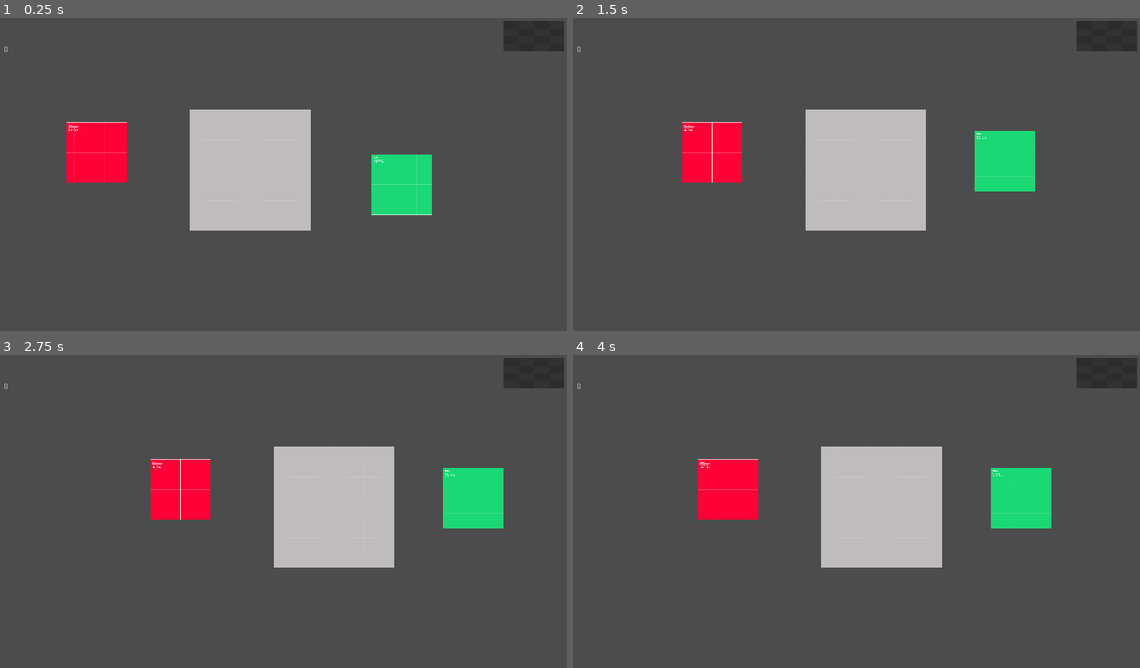
Above: before the commit, frames 1-4 (two rows, left to right).
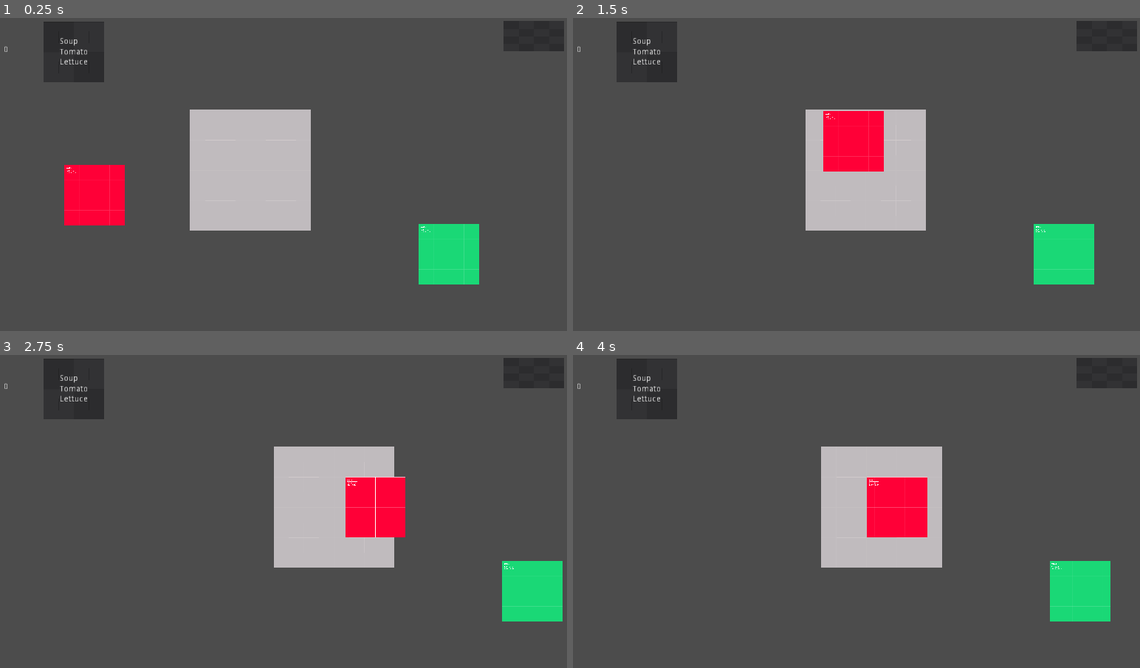
Above: after the commit, the same moments.

Repository: stewchan/kitchen
Game: Godot game, scene res://world/World.tscn
Same seed, same stepped clock (60 frames per second), same inputs: the game is played once before the commit and once after it. This scene is started directly instead of the project's main scene.
Inputs (mouse positions are in pixels of both pictures, inside the frame that each line leads up to):
- Up to frame 1 (0.25 s): no input
- Up to frame 2 (1.5 s): tap Enter at 0.5 s; move the mouse to (975, 161) at 0.52 s; hold Right (ui_right) 0.53-1.25 s; click (975, 161) at 0.67 s; drag from (726, 193) to (1105, 36) at 1.27 s
- Up to frame 3 (2.75 s): tap Space at 2 s; move the mouse to (328, 445) at 2.02 s; hold Right (ui_right) from 2.03 s (still down)
- Up to frame 4 (4 s): release Right (ui_right) at 2.75 s; drag from (816, 577) to (907, 508) at 2.77 s; tap Enter at 3.5 s; move the mouse to (1020, 561) at 3.52 s; hold Left (ui_left) from 3.53 s (still down)

The runs differ from the first frame. In frame 1, 9.1% of the frame differs, in the area x 7-85%, y 1-86%; in frame 2, 10%; in frame 3, 10%; in frame 4, 10%, in the area x 7-95%, y 1-86%.
Error in both runs: Invalid get index '3' (on base: 'Array'). (res://network/Network.gd:18)

Commit message:
Fixes to add ingredients to plate

Diff:
--- a/kitchen/draggable/ingredient/Ingredient.gd
+++ b/kitchen/draggable/ingredient/Ingredient.gd
@@ -3,28 +3,33 @@
 
 
 var ready_to_plate = true setget , ready_to_plate
-var ingredient_name = "tomato" setget set_ingredient_name, get_ingredient_name
-var tomato_texture = preload("res://addons/kenney_prototype_textures/red/texture_01.png")
-var lettuce_texture = preload("res://addons/kenney_prototype_textures/green/texture_01.png")
-var eggplant_texture = preload("res://addons/kenney_prototype_textures/purple/texture_01.png")
+var ingredient_name: String setget set_name, get_name
+var tomato_img = preload("res://addons/kenney_prototype_textures/red/texture_01.png")
+var lettuce_img = preload("res://addons/kenney_prototype_textures/green/texture_01.png")
+var eggplant_img = preload("res://addons/kenney_prototype_textures/purple/texture_01.png")
+
 
 onready var sprite = $Sprite
 
 
 func _ready() -> void:
-	if ingredient_name == "tomato":
-		sprite.texture = tomato_texture
-	elif ingredient_name == "lettuce":
-		sprite.texture = lettuce_texture
-	else:
-		sprite.texture = eggplant_texture
+	set_texture()
 
 
-func set_ingredient_name(value: String) -> void:
+func set_texture() -> void:
+	if ingredient_name == "tomato":
+		sprite.texture = tomato_img
+	elif ingredient_name == "lettuce":
+		sprite.texture = lettuce_img
+	else:
+		sprite.texture = eggplant_img
+
+
+func set_name(value: String) -> void:
 	ingredient_name = value
 
 
-func get_ingredient_name() -> String:
+func get_name() -> String:
 	return ingredient_name
 
 
@@ -32,10 +37,19 @@
 	return ready_to_plate
 
 
+func process_and_clone() -> Ingredient:
+	var ing = self.duplicate()
+	ing.ingredient_name = self.ingredient_name
+	ing.get_node("CollisionShape2D").set_deferred("disabled", true)
+	ing.get_node("Hitbox/CollisionShape2D").set_deferred("disabled", true)
+#	ing.set_texture()
+	return ing
+
+
 func _on_Hitbox_body_entered(body: Node) -> void:
 	if body == self:
 		return
-	if body as Ingredient:
-		$Hitbox/CollisionShape2D.queue_free()
-		$CollisionShape2D.queue_free()
-		print(str(body))
+#	if body as Ingredient:
+#		$Hitbox/CollisionShape2D.queue_free()
+#		$CollisionShape2D.queue_free()
+#		print(str(body))
--- a/kitchen/draggable/plate/Plate.gd
+++ b/kitchen/draggable/plate/Plate.gd
@@ -16,17 +16,14 @@
 	return dish
 
 
-func combine(ingredient: KinematicBody2D):
+func combine(ingredient: Ingredient):
 	# TODO: Loop through ingredients to combine them
+	var ing = ingredient.process_and_clone()
 	ingredient.queue_free()
-	var new_ingredient = IngredientScene.instance()
-	new_ingredient.get_node("CollisionShape2D").free()
-	new_ingredient.get_node("Hitbox").free()
-	ingredients.add_child(new_ingredient)
-
-	new_ingredient.position = Vector2.ZERO
+	ingredients.call_deferred("add_child", ing)
+	ing.position = Vector2.ZERO
 
 
-func _on_Hitbox_body_entered(body: KinematicBody2D) -> void:
-	if body.has_method("ready_to_plate") and body.ready_to_plate():
-		combine(body)
+func _on_Hitbox_body_entered(ingredient: Ingredient) -> void:
+	if ingredient.ready_to_plate():
+		combine(ingredient)
--- a/kitchen/servery/Servery.gd
+++ b/kitchen/servery/Servery.gd
@@ -1,7 +1,7 @@
 extends Node2D
 
 
-signal served
+signal served(dish)
 
 
 func _on_Servery_body_entered(body: Node) -> void:
@@ -9,6 +9,6 @@
 		return
 
 	var dish = body.get_dish()
-	if dish.get_ingredients() != []:
+	if not dish.is_empty():
 		body.queue_free()
-		emit_signal("served") #body.get_dish())
+		emit_signal("served", body.get_dish())
--- a/kitchen/servery/dish/Dish.gd
+++ b/kitchen/servery/dish/Dish.gd
@@ -4,6 +4,10 @@
 
 var ingredients = ["tomato"] setget set_ingredients, get_ingredients
 var dish_name = "Soup"
+
+
+func get_name() -> String:
+	return dish_name
 
 
 func set_dish(ingredients: Array) -> void:
@@ -16,6 +20,10 @@
 
 func get_ingredients() -> Array:
 	return ingredients
+
+
+func is_empty() -> bool:
+	return ingredients == []
 
 
 func compare_to(other: Dish) -> bool:
--- /dev/null
+++ b/kitchen/servery/order/Order.gd
@@ -0,0 +1,27 @@
+extends Control
+
+
+var dish: Dish setget set_dish, get_dish
+
+
+onready var order_label = $C/V/OrderLabel
+onready var ingredients_label = $C/V/IngredientsLabel
+
+
+func _ready() -> void:
+	dish = $Dish
+
+
+func set_dish(value: Dish) -> void:
+	dish = value
+	order_label.text = dish.get_name()
+	ingredients_label.text = PoolStringArray(dish.get_ingredients()).join(",")
+
+
+func get_dish() -> Dish:
+	return dish
+
+
+func order_fulfilled(other_dish: Dish) -> bool:
+	queue_free()
+	return dish.compare_to(other_dish)
--- /dev/null
+++ b/kitchen/servery/order/Order.tscn
@@ -0,0 +1,40 @@
+[gd_scene load_steps=4 format=2]
+
+[ext_resource path="res://addons/kenney_prototype_textures/dark/texture_09.png" type="Texture" id=1]
+[ext_resource path="res://kitchen/servery/dish/Dish.tscn" type="PackedScene" id=2]
+[ext_resource path="res://kitchen/servery/order/Order.gd" type="Script" id=3]
+
+[node name="Order" type="Control"]
+script = ExtResource( 3 )
+
+[node name="Dish" parent="." instance=ExtResource( 2 )]
+
+[node name="Sprite" type="Sprite" parent="."]
+scale = Vector2( 0.1, 0.1 )
+texture = ExtResource( 1 )
+
+[node name="C" type="CenterContainer" parent="."]
+anchor_left = 0.5
+anchor_top = 0.5
+anchor_right = 0.5
+anchor_bottom = 0.5
+margin_left = -24.0
+margin_top = -24.5
+margin_right = 24.0
+margin_bottom = 24.5
+
+[node name="V" type="VBoxContainer" parent="C"]
+margin_right = 48.0
+margin_bottom = 49.0
+
+[node name="OrderLabel" type="Label" parent="C/V"]
+margin_right = 48.0
+margin_bottom = 14.0
+text = "Soup"
+
+[node name="IngredientsLabel" type="Label" parent="C/V"]
+margin_top = 18.0
+margin_right = 48.0
+margin_bottom = 49.0
+text = "Tomato
+Lettuce"
--- a/world/World.gd
+++ b/world/World.gd
@@ -2,24 +2,38 @@
 
 
 var score: int = 0
-var orders = []
+
 
 onready var players = $Players
 onready var servery = $Servery
 onready var score_label = $HUD/ScoreLabel
 onready var hud = $HUD
+onready var orders = $Orders
 
-
+var IngredientScene = preload("res://kitchen/draggable/ingredient/Ingredient.tscn")
 
 
 func _ready() -> void:
 	servery.connect("served", self, "on_dish_served")
+	var ingredient1 = IngredientScene.instance()
+	ingredient1.set_name("tomato")
+	ingredient1.position = Vector2(200, 300)
+	add_child(ingredient1)
+
+	var ingredient2 = IngredientScene.instance()
+	ingredient2.set_name("lettuce")
+	ingredient2.position = Vector2(800,400)
+	add_child(ingredient2)
 
 
 func start_game() -> void:
 	pass
 
 
-func on_dish_served() -> void:
-	score += 1
+func on_dish_served(dish: Dish) -> void:
+	for order in orders.get_children():
+		if order.dish.compare_to(dish):
+			score += 5
+		else:
+			score -= 1
 	score_label.text = str(score)
--- a/world/World.tscn
+++ b/world/World.tscn
@@ -1,86 +1,24 @@
-[gd_scene load_steps=7 format=2]
+[gd_scene load_steps=5 format=2]
 
 [ext_resource path="res://world/World.gd" type="Script" id=1]
 [ext_resource path="res://kitchen/draggable/plate/Plate.tscn" type="PackedScene" id=2]
-[ext_resource path="res://kitchen/draggable/ingredient/Ingredient.tscn" type="PackedScene" id=3]
-[ext_resource path="res://addons/kenney_prototype_textures/orange/texture_01.png" type="Texture" id=4]
+[ext_resource path="res://kitchen/servery/order/Order.tscn" type="PackedScene" id=4]
 [ext_resource path="res://kitchen/servery/Servery.tscn" type="PackedScene" id=5]
-
-[sub_resource type="GDScript" id=1]
-script/source = "extends Draggable
-class_name Ingredient
-
-
-var ready_to_plate = true setget , ready_to_plate
-var ingredient_name = \"lettuce\" setget set_ingredient_name, get_ingredient_name
-var tomato_texture = preload(\"res://addons/kenney_prototype_textures/red/texture_01.png\")
-var lettuce_texture = preload(\"res://addons/kenney_prototype_textures/green/texture_01.png\")
-var eggplant_texture = preload(\"res://addons/kenney_prototype_textures/purple/texture_01.png\")
-
-onready var sprite = $Sprite
-
-
-func _ready() -> void:
-	if ingredient_name == \"tomato\":
-		sprite.texture = tomato_texture
-	elif ingredient_name == \"lettuce\":
-		sprite.texture = lettuce_texture
-	else:
-		sprite.texture = eggplant_texture
-
-
-func set_ingredient_name(value: String) -> void:
-	ingredient_name = value
-
-
-func get_ingredient_name() -> String:
-	return ingredient_name
-
-
-func ready_to_plate() -> bool:
-	return ready_to_plate
-
-
-func _on_Hitbox_body_entered(body: Node) -> void:
-	if body == self:
-		return
-	if body as Ingredient:
-		$Hitbox/CollisionShape2D.queue_free()
-		$CollisionShape2D.queue_free()
-		print(str(body))
-"
 
 [node name="World" type="Node2D"]
 script = ExtResource( 1 )
 
 [node name="Players" type="Node" parent="."]
 
+[node name="Ingredients" type="Node" parent="."]
+
 [node name="Orders" type="Node" parent="."]
 
-[node name="Order" type="Control" parent="Orders"]
-visible = false
-
-[node name="Label" type="Label" parent="Orders/Order"]
-margin_right = 40.0
-margin_bottom = 14.0
-text = "Order"
-
-[node name="Sprite" type="Sprite" parent="Orders/Order"]
-scale = Vector2( 0.1, 0.1 )
-texture = ExtResource( 4 )
-
-[node name="Servery" parent="." instance=ExtResource( 5 )]
-position = Vector2( 944, 31 )
-
-[node name="Plate" parent="." instance=ExtResource( 2 )]
-position = Vector2( 464, 258 )
-
-[node name="Ingredient" parent="." instance=ExtResource( 3 )]
-position = Vector2( 204, 228 )
-
-[node name="Ingredient2" parent="." instance=ExtResource( 3 )]
-position = Vector2( 720, 282 )
-script = SubResource( 1 )
+[node name="Order" parent="Orders" instance=ExtResource( 4 )]
+margin_left = 165.0
+margin_top = 58.0
+margin_right = 165.0
+margin_bottom = 58.0
 
 [node name="HUD" type="Control" parent="."]
 anchor_right = 1.0
@@ -97,4 +35,8 @@
 align = 1
 valign = 1
 
-[editable path="Ingredient2"]
+[node name="Servery" parent="." instance=ExtResource( 5 )]
+position = Vector2( 944, 31 )
+
+[node name="Plate" parent="." instance=ExtResource( 2 )]
+position = Vector2( 464, 258 )
